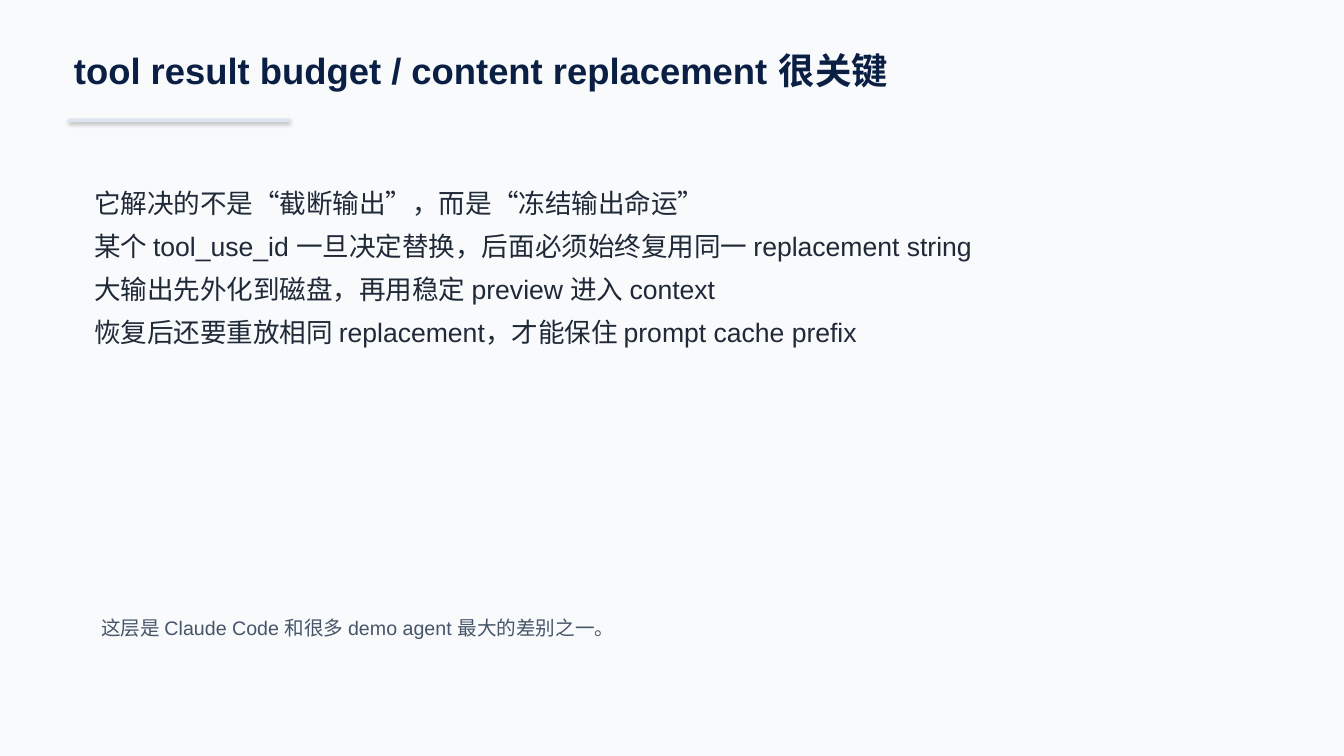
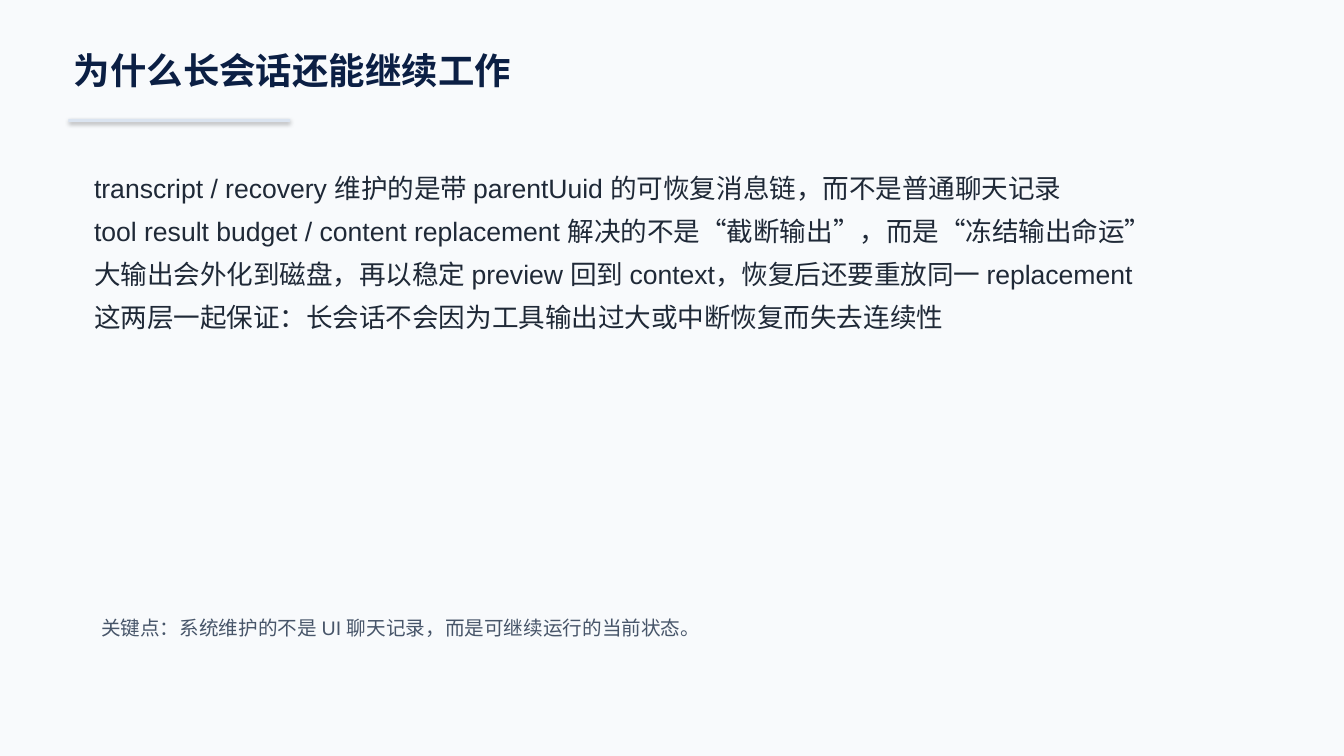
Before and after one commit to boboliu-1010/ccode, a slide deck: slide 9 of docs/zh/00-代码总览与运行时走读-WPS兼容版.pptx (slide 10 before the commit). Drawn at 1344x756 pixels with LibreOffice and Linux fonts; fonts in the diff are those of the drawing. Boxes give left, top, right and bottom in pixels: in the first picture for what was removed or moved away, otherwise in the second. Text is boxed around its words. In the diff, an @@ line names an element or a change of style, - is before the commit and + after.

```diff
--- a/docs/zh/00-代码总览与运行时走读-WPS兼容版.pptx
+++ b/docs/zh/00-代码总览与运行时走读-WPS兼容版.pptx
@@ text at bbox=[74, 53, 511, 88]: text changed @@
-tool result budget / content replacement 很关键
+为什么长会话还能继续工作
@@ text at bbox=[94, 175, 1152, 329]: text changed @@
-它解决的不是“截断输出”，而是“冻结输出命运”
-某个 tool_use_id 一旦决定替换，后面必须始终复用同一 replacement string
-大输出先外化到磁盘，再用稳定 preview 进入 context
-恢复后还要重放相同 replacement，才能保住 prompt cache prefix
+transcript / recovery 维护的是带 parentUuid 的可恢复消息链，而不是普通聊天记录
+tool result budget / content replacement 解决的不是“截断输出”，而是“冻结输出命运”
+大输出会外化到磁盘，再以稳定 preview 回到 context，恢复后还要重放同一 replacement
+这两层一起保证：长会话不会因为工具输出过大或中断恢复而失去连续性
@@ text at bbox=[101, 618, 700, 637]: text changed @@
-这层是 Claude Code 和很多 demo agent 最大的差别之一。
+关键点：系统维护的不是 UI 聊天记录，而是可继续运行的当前状态。
```
Also in this commit, not shown: 2 other slides changed, 1 slide added, 3 slides removed, 2 other files.
